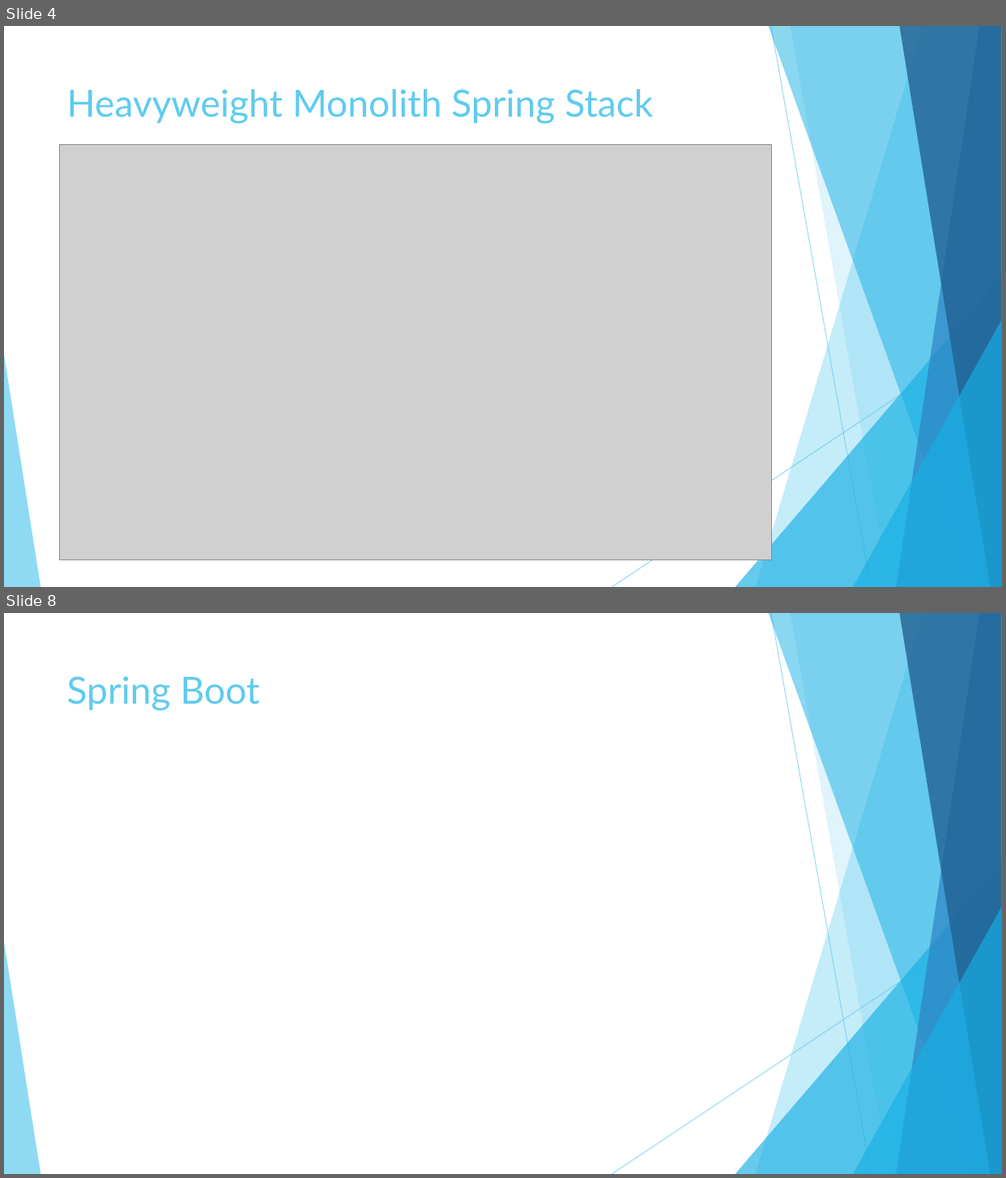
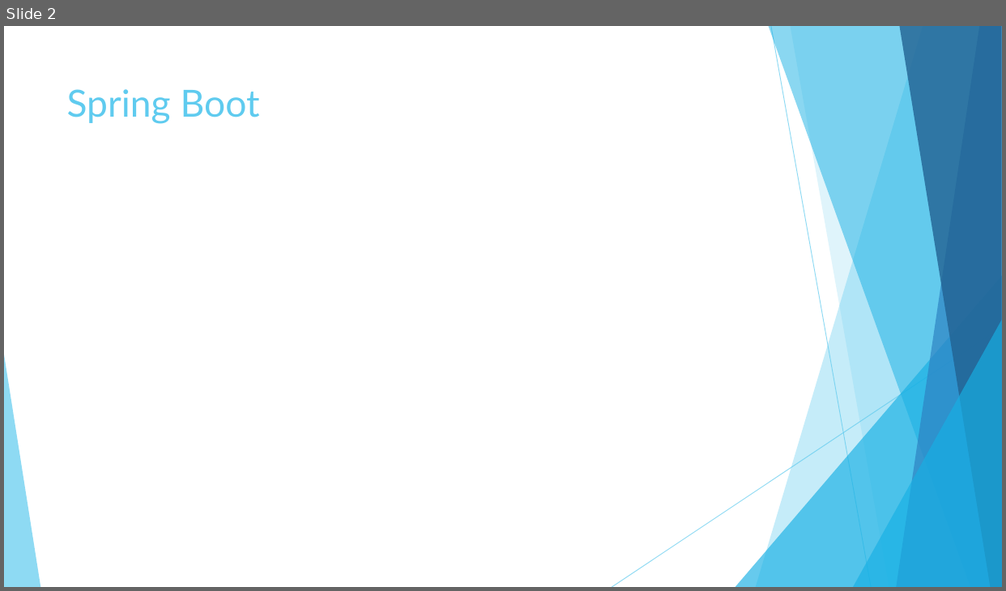
Before and after one commit to vlytsus/springboot-cloud-demo-one, a slide deck: docs/Presentation.pptx. Shown one above the other, each under a label of ours: slides 4 and 8 before the commit, slide 2 after it; the slides between them are not shown. The pictures are 1006x1178 and 1006x591 pixels, drawn with LibreOffice and Linux fonts; fonts in the diff are those of the drawing; grey boxes stand for pictures. Boxes give left, top, right and bottom in pixels: in the first picture for what was removed or moved away, otherwise in the second. Text is boxed around its words. In the diff, an @@ line names an element or a change of style, - is before the commit and + after.

```diff
--- a/docs/Presentation.pptx
+++ b/docs/Presentation.pptx
@@ slide 4 removed at (4,26,1002,587), background #FFFFFF; not listed: 10 template elements that a slide beside it also shows @@
@@ title removed at (67,89,653,124) @@
-Heavyweight Monolith Spring Stack
@@ picture removed at (59,145,772,561) @@
@@ what was slide 8 is now slide 2 @@
```
Also in this commit, not shown: 1 slide changed, 5 other slides removed, 1 other file.
